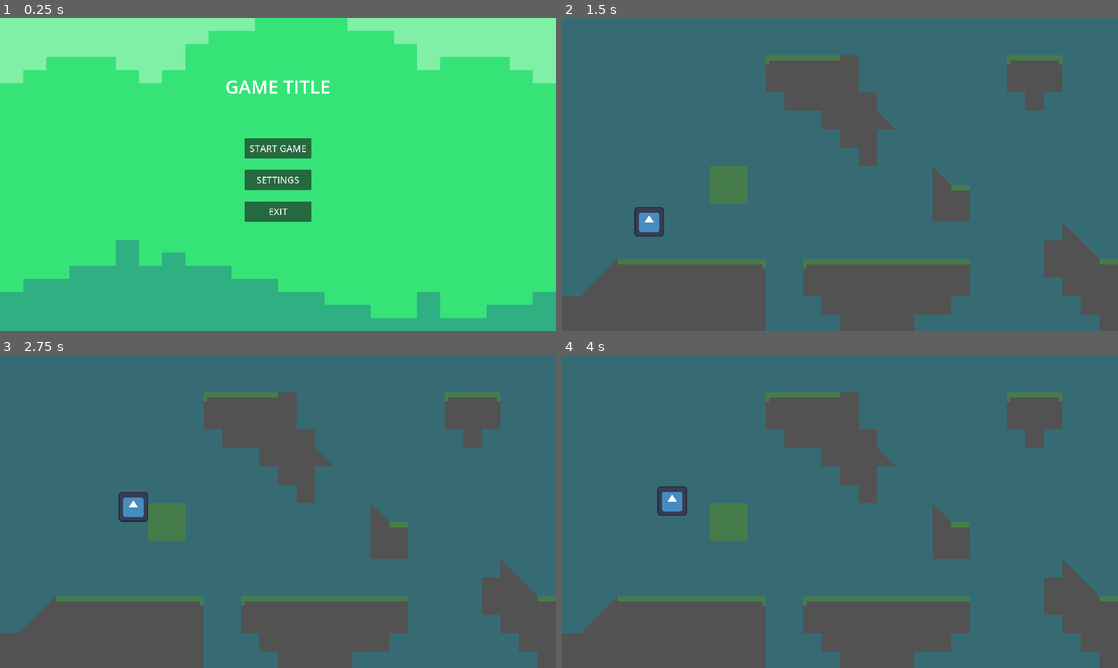
Above: before the commit, frames 1-4 (two rows, left to right).
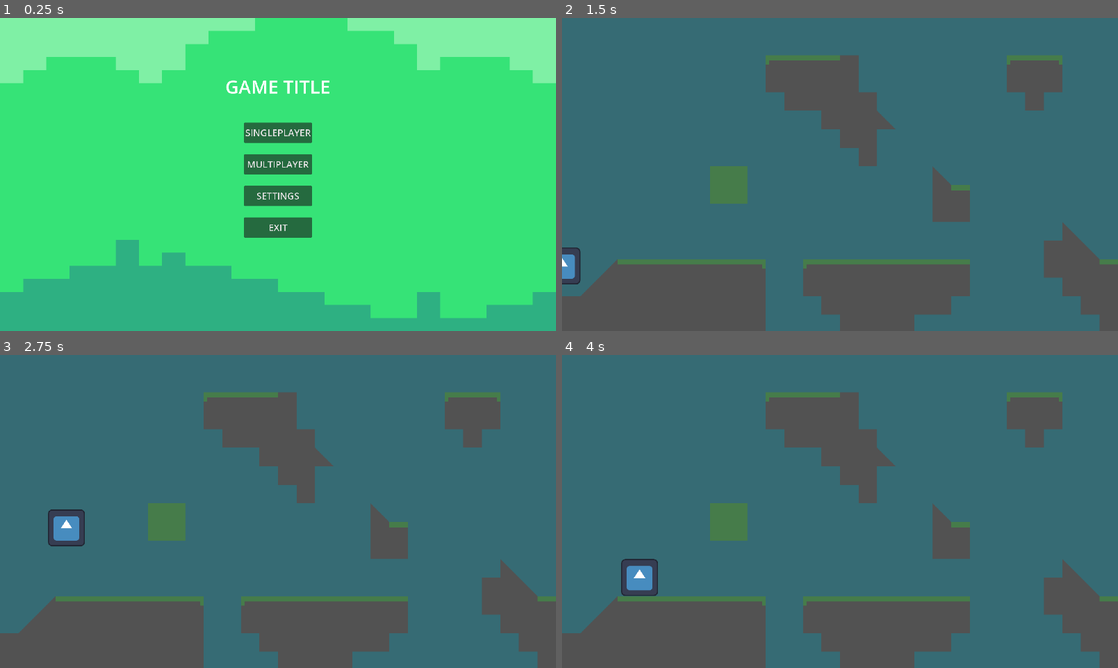
Above: after the commit, the same moments.

Repository: RealityGalaxy/Varis
Game: Godot game, scene res://scenes/main_menu.tscn
Same seed, same stepped clock (60 frames per second), same inputs: the game is played once before the commit and once after it. The engine's default icon, where the game draws it, is replaced by a stand-in: a white triangle on a blue panel in a dark square.
Inputs (mouse positions are in pixels of both pictures, inside the frame that each line leads up to):
- Up to frame 1 (0.25 s): no input
- Up to frame 2 (1.5 s): click (840, 133) at 0.5 s, where only the run after the commit has a clickable "SINGLEPLAYER"; click (840, 149) at 1.25 s, where only the run before the commit has a clickable "START GAME"
- Up to frame 3 (2.75 s): tap Enter at 2 s; hold Right (right) from 2.03 s (still down); tap Up (up) at 2.27 s
- Up to frame 4 (4 s): tap Up (up) at 3.02 s; release Right (right) at 3.53 s; hold Left (left) from 3.53 s (still down)

The runs differ from the first frame. In frame 1, 3.5% of the frame differs, in the area x 43-57%, y 33-71%; in frame 2, 0.9%; in frame 3, 1.3%; in frame 4, 1.3%.

Commit message:
VL-29 Online support
Added basic online support using steamworks

Diff:
--- a/Varis/scenes/char.tscn
+++ b/Varis/scenes/char.tscn
@@ -1,10 +1,18 @@
-[gd_scene load_steps=4 format=3 uid="uid://cubitxapsm3h1"]
+[gd_scene load_steps=5 format=3 uid="uid://cubitxapsm3h1"]
 
 [ext_resource type="Texture2D" uid="uid://c380wvdmmtcf2" path="res://icon.svg" id="2_fjpeu"]
 [ext_resource type="Script" path="res://scripts/Character.gd" id="2_iyq3v"]
 
 [sub_resource type="RectangleShape2D" id="RectangleShape2D_uou4y"]
 size = Vector2(127, 128)
+
+[sub_resource type="SceneReplicationConfig" id="SceneReplicationConfig_eqrt6"]
+properties/0/path = NodePath(".:position")
+properties/0/spawn = true
+properties/0/replication_mode = 1
+properties/1/path = NodePath(".:rotation")
+properties/1/spawn = true
+properties/1/replication_mode = 1
 
 [node name="CharacterBody2D" type="CharacterBody2D"]
 script = ExtResource("2_iyq3v")
@@ -15,3 +23,6 @@
 [node name="CollisionShape2D" type="CollisionShape2D" parent="."]
 position = Vector2(0.5, 0)
 shape = SubResource("RectangleShape2D_uou4y")
+
+[node name="MultiplayerSynchronizer" type="MultiplayerSynchronizer" parent="."]
+replication_config = SubResource("SceneReplicationConfig_eqrt6")
--- a/Varis/scenes/level.tscn
+++ b/Varis/scenes/level.tscn
@@ -1,7 +1,8 @@
-[gd_scene load_steps=5 format=3 uid="uid://cgw6rfirr30ks"]
+[gd_scene load_steps=6 format=3 uid="uid://cgw6rfirr30ks"]
 
 [ext_resource type="Texture2D" uid="uid://hb5qw0s3eac2" path="res://graphics/terrain/tilemaps/GrassTilemap.png" id="1_jefxm"]
 [ext_resource type="PackedScene" uid="uid://cubitxapsm3h1" path="res://scenes/char.tscn" id="2_7accs"]
+[ext_resource type="Script" path="res://scripts/MultiplayerSpawner.gd" id="3_b4kps"]
 
 [sub_resource type="TileSetAtlasSource" id="TileSetAtlasSource_rfgjm"]
 texture = ExtResource("1_jefxm")
@@ -47,6 +48,7 @@
 format = 2
 layer_0/tile_data = PackedInt32Array(524296, 131072, 1, 589832, 131072, 1, 524297, 131072, 1, 589833, 131072, 1, 851970 …(1773 unchanged characters)…
 
-[node name="CharacterBody2D" parent="." instance=ExtResource("2_7accs")]
-position = Vector2(301, 673)
-scale = Vector2(0.8, 0.8)
+[node name="MultiplayerSpawner" type="MultiplayerSpawner" parent="."]
+spawn_path = NodePath(".")
+script = ExtResource("3_b4kps")
+playerScene = ExtResource("2_7accs")
--- a/Varis/scenes/main_menu.tscn
+++ b/Varis/scenes/main_menu.tscn
@@ -1,7 +1,7 @@
 [gd_scene load_steps=3 format=3 uid="uid://crdel4dbytuuo"]
 
+[ext_resource type="Script" path="res://scripts/main_menu.gd" id="1_0fplc"]
 [ext_resource type="Texture2D" uid="uid://crdip2y5gklpt" path="res://graphics/placeholder/tile_0014.png" id="1_55mwp"]
-[ext_resource type="Script" path="res://scenes/main_menu.gd" id="1_hm7jm"]
 
 [node name="Main_Menu" type="Control"]
 layout_mode = 3
@@ -10,7 +10,7 @@
 anchor_bottom = 1.0
 grow_horizontal = 2
 grow_vertical = 2
-script = ExtResource("1_hm7jm")
+script = ExtResource("1_0fplc")
 
 [node name="Background" type="TextureRect" parent="."]
 layout_mode = 1
@@ -59,11 +59,17 @@
 [node name="Separator2" type="Control" parent="MarginContainer/HBoxContainer/VBoxContainer"]
 layout_mode = 2
 
-[node name="Start" type="Button" parent="MarginContainer/HBoxContainer/VBoxContainer"]
+[node name="Singleplayer" type="Button" parent="MarginContainer/HBoxContainer/VBoxContainer"]
 custom_minimum_size = Vector2(230, 70)
 layout_mode = 2
 theme_override_font_sizes/font_size = 32
-text = "START GAME"
+text = "SINGLEPLAYER"
+
+[node name="Multiplayer" type="Button" parent="MarginContainer/HBoxContainer/VBoxContainer"]
+custom_minimum_size = Vector2(230, 70)
+layout_mode = 2
+theme_override_font_sizes/font_size = 32
+text = "MULTIPLAYER"
 
 [node name="Settings" type="Button" parent="MarginContainer/HBoxContainer/VBoxContainer"]
 custom_minimum_size = Vector2(200, 70)
@@ -77,6 +83,7 @@
 theme_override_font_sizes/font_size = 32
 text = "EXIT"
 
-[connection signal="pressed" from="MarginContainer/HBoxContainer/VBoxContainer/Start" to="." method="_on_start_pressed"]
+[connection signal="pressed" from="MarginContainer/HBoxContainer/VBoxContainer/Singleplayer" to="." method="_on_singleplayer_pressed"]
+[connection signal="pressed" from="MarginContainer/HBoxContainer/VBoxContainer/Multiplayer" to="." method="_on_multiplayer_pressed"]
 [connection signal="pressed" from="MarginContainer/HBoxContainer/VBoxContainer/Settings" to="." method="_on_settings_pressed"]
 [connection signal="pressed" from="MarginContainer/HBoxContainer/VBoxContainer/Exit" to="." method="_on_exit_pressed"]
--- /dev/null
+++ b/Varis/scenes/scene_multiplayer.tscn
@@ -0,0 +1,93 @@
+[gd_scene load_steps=4 format=3 uid="uid://be6txqjmunieg"]
+
+[ext_resource type="Script" path="res://scripts/scene_multiplayer.gd" id="1_u4gho"]
+[ext_resource type="Texture2D" uid="uid://crdip2y5gklpt" path="res://graphics/placeholder/tile_0014.png" id="2_wtpjw"]
+[ext_resource type="Script" path="res://scripts/Steam.gd" id="3_uhsae"]
+
+[node name="scene_multiplayer" type="Node2D"]
+script = ExtResource("1_u4gho")
+
+[node name="Background" type="TextureRect" parent="."]
+offset_right = 1915.0
+offset_bottom = 1079.0
+texture = ExtResource("2_wtpjw")
+
+[node name="MarginContainer" type="MarginContainer" parent="."]
+anchors_preset = 15
+anchor_right = 1.0
+anchor_bottom = 1.0
+offset_left = 678.0
+offset_top = 262.0
+offset_right = 1249.0
+offset_bottom = 837.0
+grow_horizontal = 2
+grow_vertical = 2
+theme_override_constants/margin_left = 12
+theme_override_constants/margin_top = 12
+theme_override_constants/margin_right = 12
+theme_override_constants/margin_bottom = 12
+
+[node name="VBoxContainer" type="VBoxContainer" parent="MarginContainer"]
+layout_mode = 2
+theme_override_constants/separation = 180
+
+[node name="Separator" type="Control" parent="MarginContainer/VBoxContainer"]
+layout_mode = 2
+
+[node name="Title" type="Label" parent="MarginContainer/VBoxContainer"]
+layout_mode = 2
+theme_override_font_sizes/font_size = 64
+text = "GAME TITLE"
+horizontal_alignment = 1
+vertical_alignment = 1
+
+[node name="HBoxContainer" type="HBoxContainer" parent="MarginContainer"]
+layout_mode = 2
+alignment = 1
+
+[node name="VBoxContainer" type="VBoxContainer" parent="MarginContainer/HBoxContainer"]
+layout_mode = 2
+theme_override_constants/separation = 39
+alignment = 1
+
+[node name="Separator2" type="Control" parent="MarginContainer/HBoxContainer/VBoxContainer"]
+layout_mode = 2
+
+[node name="Host" type="Button" parent="MarginContainer/HBoxContainer/VBoxContainer"]
+custom_minimum_size = Vector2(200, 70)
+layout_mode = 2
+theme_override_font_sizes/font_size = 32
+text = "HOST"
+
+[node name="Join" type="Button" parent="MarginContainer/HBoxContainer/VBoxContainer"]
+custom_minimum_size = Vector2(200, 70)
+layout_mode = 2
+theme_override_font_sizes/font_size = 32
+text = "JOIN"
+
+[node name="Back" type="Button" parent="MarginContainer/HBoxContainer/VBoxContainer"]
+custom_minimum_size = Vector2(200, 70)
+layout_mode = 2
+theme_override_font_sizes/font_size = 32
+text = "BACK"
+
+[node name="MultiplayerSpawner" type="MultiplayerSpawner" parent="."]
+spawn_path = NodePath("..")
+
+[node name="Steam" type="Node" parent="."]
+script = ExtResource("3_uhsae")
+
+[node name="LobbyScrollContainer" type="ScrollContainer" parent="."]
+custom_minimum_size = Vector2(100, 100)
+offset_left = 748.0
+offset_top = -1.0
+offset_right = 1197.0
+offset_bottom = 1079.0
+mouse_filter = 2
+
+[node name="Lobbies" type="VBoxContainer" parent="LobbyScrollContainer"]
+layout_mode = 2
+
+[connection signal="pressed" from="MarginContainer/HBoxContainer/VBoxContainer/Host" to="." method="_on_host_pressed"]
+[connection signal="pressed" from="MarginContainer/HBoxContainer/VBoxContainer/Join" to="." method="_on_join_pressed"]
+[connection signal="pressed" from="MarginContainer/HBoxContainer/VBoxContainer/Back" to="." method="_on_back_pressed"]
--- a/Varis/scripts/Character.gd
+++ b/Varis/scripts/Character.gd
@@ -15,6 +15,9 @@
 		vel.x -= speed
 
 func _physics_process(delta):
+	if !is_multiplayer_authority():
+		return
+
 	get_input()
 
 	if is_on_floor() or is_on_ceiling():
--- /dev/null
+++ b/Varis/scripts/MultiplayerSpawner.gd
@@ -0,0 +1,22 @@
+extends MultiplayerSpawner
+
+@export var playerScene : PackedScene
+# Called when the node enters the scene tree for the first time.
+func _ready():
+	spawn_function = spawnPlayer
+	if is_multiplayer_authority():
+		spawn(1)
+		multiplayer.peer_connected.connect(spawn)
+		multiplayer.peer_disconnected.connect(removePlayer)
+
+var players = {}
+
+func spawnPlayer(data):
+	var player = playerScene.instantiate()
+	player.set_multiplayer_authority(data)
+	players[data] = player
+	return player
+
+func removePlayer(data):
+	players[data].queue_free()
+	players.erase(data)
--- /dev/null
+++ b/Varis/scripts/Steam.gd
@@ -0,0 +1,14 @@
+extends Node
+
+
+# Called when the node enters the scene tree for the first time.
+func _ready():
+	OS.set_environment("SteamAppID", str(480))
+	OS.set_environment("SteamGameID", str(480))
+	Steam.steamInitEx()
+
+
+
+# Called every frame. 'delta' is the elapsed time since the previous frame.
+func _process(delta):
+	Steam.run_callbacks()
--- a/Varis/scenes/main_menu.gd
+++ b/Varis/scripts/main_menu.gd
@@ -1,7 +1,10 @@
 extends Control
 
-func _on_start_pressed():
+func _on_singleplayer_pressed():
 	get_tree().change_scene_to_file("res://scenes/level.tscn")
+
+func _on_multiplayer_pressed():
+	get_tree().change_scene_to_file("res://scenes/scene_multiplayer.tscn")
 
 func _on_settings_pressed():
 	pass # Replace with function body.
--- /dev/null
+++ b/Varis/scripts/scene_multiplayer.gd
@@ -0,0 +1,66 @@
+extends Node2D
+
+var lobby_id = 0
+var peer = SteamMultiplayerPeer.new()
+
+@onready var multiplayerSpawner = $MultiplayerSpawner
+
+func _ready():
+	pass
+
+func spawn_level(data):
+	var a = (load(data) as PackedScene).instantiate()
+	return a
+
+
+func _on_host_pressed():
+	peer.create_lobby(SteamMultiplayerPeer.LOBBY_TYPE_PUBLIC)
+	multiplayer.multiplayer_peer = peer
+	multiplayerSpawner.spawn("res://scenes/level.tscn")
+	$Background.hide()
+	$MarginContainer.hide()
+	$LobbyScrollContainer/Lobbies.hide()
+
+
+func _on_lobby_created(connect, id):
+	if connect:
+		lobby_id = id
+		Steam.setLobbyData(lobby_id, "name", str("godlobby"))
+		Steam.setLobbyJoinable(lobby_id, true)
+		print(lobby_id)
+
+
+func join_lobby(id):
+	peer.connect_lobby(id)
+	multiplayer.multiplayer_peer = peer
+	lobby_id = id
+	$Background.hide()
+	$MarginContainer.hide()
+	$LobbyScrollContainer/Lobbies.hide()
+
+func open_lobby_list():
+	Steam.addRequestLobbyListDistanceFilter(Steam.LOBBY_DISTANCE_FILTER_CLOSE)
+	Steam.requestLobbyList()
+
+func _on_lobby_match_list(lobbies):
+
+	for lobby in lobbies:
+		var lobby_name = Steam.getLobbyData(lobby, "name")
+		var player_count = Steam.getNumLobbyMembers(lobby)
+
+		var button = Button.new()
+		button.set_text(str(lobby_name, "| Player Count: ", player_count))
+		button.set_size(Vector2(100, 5))
+		button.connect("pressed", Callable(self, "join_lobby").bind(lobby))
+
+		$LobbyScrollContainer/Lobbies.add_child(button)
+
+func _on_join_pressed():
+	multiplayerSpawner.spawn_function = spawn_level
+	peer.lobby_created.connect(_on_lobby_created)
+	Steam.lobby_match_list.connect(_on_lobby_match_list)
+	open_lobby_list()
+	$MarginContainer.hide()
+
+func _on_back_pressed():
+	get_tree().change_scene_to_file("res://scenes/main_menu.tscn")
